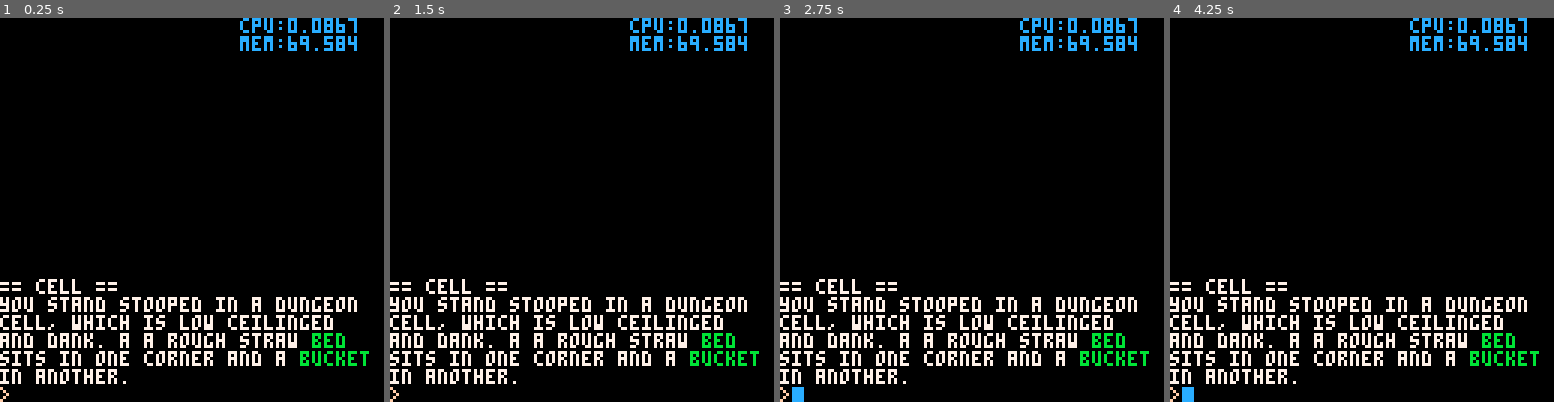
Above: before the commit, frames 1-4 (left to right).
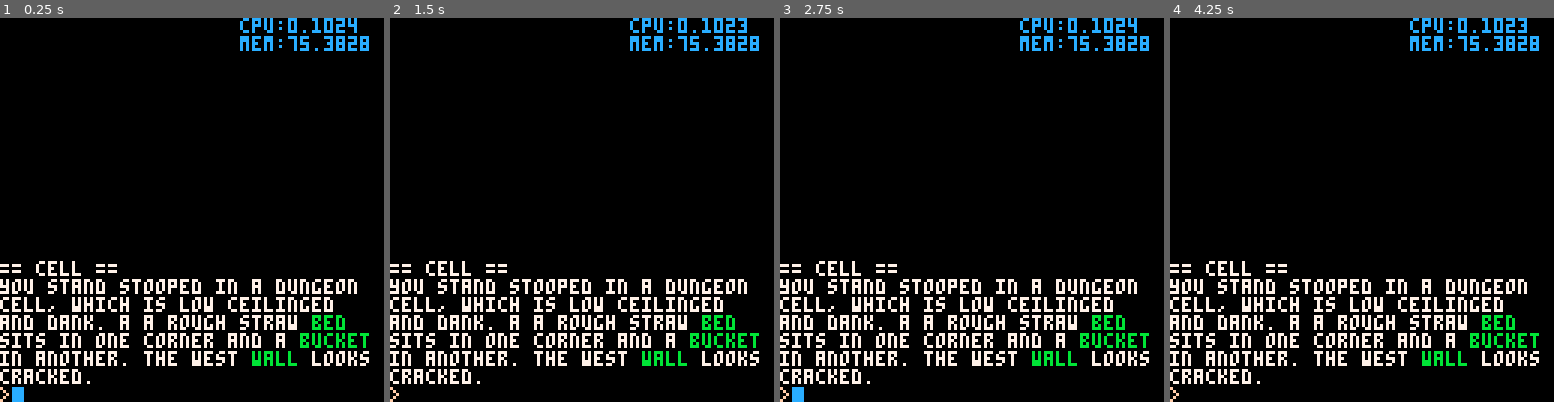
Above: after the commit, the same moments.

Repository: m-r-hunt/Pico-8-Carts
Game: PICO-8 cartridge textadventure.p8
The game is run twice, just before and just after one commit, with the same random seed, the same clock (stepped at 60 frames per second) and the same inputs.
Inputs:
- Up to frame 1 (0.25 s): no input
- Up to frame 2 (1.5 s): no input
- Up to frame 3 (2.75 s): hold Right 1.6-2.1 s; hold Up 2.15-2.42 s; hold Right from 2.47 s (still down)
- Up to frame 4 (4.25 s): release Right at 3.03 s; hold Left 3.08-3.58 s; hold Down 3.63-3.97 s; hold Right from 4.02 s (still down)

The runs differ from the first frame. In frame 1, 8.4% of the frame differs, in the area x 0-97%, y 0-100%; in frame 2, 8.3%; in frame 3, 8.3%; in frame 4, 8.4%.

Commit message:
Add first interaction. Amaze.

Diff:
--- a/textadventure.p8
+++ b/textadventure.p8
@@ -196,6 +196,9 @@
  for i in all(items_at_locations[current_room]) do
   add_to_history("there is a "..i.." here.")
  end
+ for e,_ in pairs(exits[current_room]) do
+  add_to_history("there is an exit to the "..e..".")
+ end
 end
 
 function move_item(item,place)
@@ -301,7 +304,7 @@
 end
 
 function local_item(t)
- return room_item(t) or inventory_item(t)
+ return room_item(t) or inventory_item(t) or t=="self"
 end
 
 function room_item(t)
@@ -359,12 +362,17 @@
  end
 end
 
+function use(tokens)
+ add_to_history("nothing happens.")
+end
+
 commands={
 	look={look},
 	go={"$direction",go},
 	examine={"$local_item",examine},
 	get={"$room_item",get},
 	drop={"$inventory_item",drop},
+	use={"$inventory_item","on","$local_item",use},
 	inventory={inventory},
 }
 
@@ -372,6 +380,8 @@
  the={},
  a={},
  an={},
+
+ with={"on"},
 
 	l={"look"},
 	x={"examine"},
@@ -435,10 +445,17 @@
 
 --room data
 
+basic_cell_desc="you stand stooped in a dungeon cell, which is low ceilinged and dank. a a rough straw $bbed$7 sits in one corner and a $bbucket$7 in another."
 room{
  name="cell",
- description="you stand stooped in a dungeon cell, which is low ceilinged and dank. a a rough straw $bbed$7 sits in one corner and a $bbucket$7 in another.",
+ description=basic_cell_desc.." the west $bwall$7 looks cracked.",
  exits={},
+}
+
+room{
+ name="tunnel",
+ description="a dark tunnel.",
+ exits={east="cell"},
 }
 
 --item data
@@ -465,7 +482,20 @@
  description="a metal knitting needle. not so hard to spot in a haystack."
 }
 
+item{
+ name="wall",
+ start_location="cell",
+ hidden=true,
+ static=true,
+ description="the stone wall is cracked and crumbling. the mortar around one section looks loose."
+}
+
 --script functions and data
+
+function x_self(tokens)
+ add_to_history("lookin' good.")
+end
+script{"any","examine","self",x_self}
 
 function get_bucket(tokens)
  add_to_history("as you go to pick up the bucket, your eyes start to burn. you leave it alone.")
@@ -478,6 +508,16 @@
  scripts.cell.get.needle=nil
 end
 script{"cell","get","needle",get_needle}
+
+function use_needle_on_wall(tokens)
+ add_to_history("you scrape away the loose mortar and manage to create a hole big enough to squeeze through.")
+ item_locations.wall=nil
+ exits.cell.west="tunnel"
+ item_locations.needle=nil
+ del(items_at_locations.inventory,"needle")
+ descriptions["cell"]=basic_cell_desc
+end
+script{"cell","use","needle","on","wall",use_needle_on_wall}
 __gfx__
 00000000000000000000000000000000000000000000000000000000000000000000000000000000000000000000000000000000000000000000000000000000
 00000000000000000000000000000000000000000000000000000000000000000000000000000000000000000000000000000000000000000000000000000000
